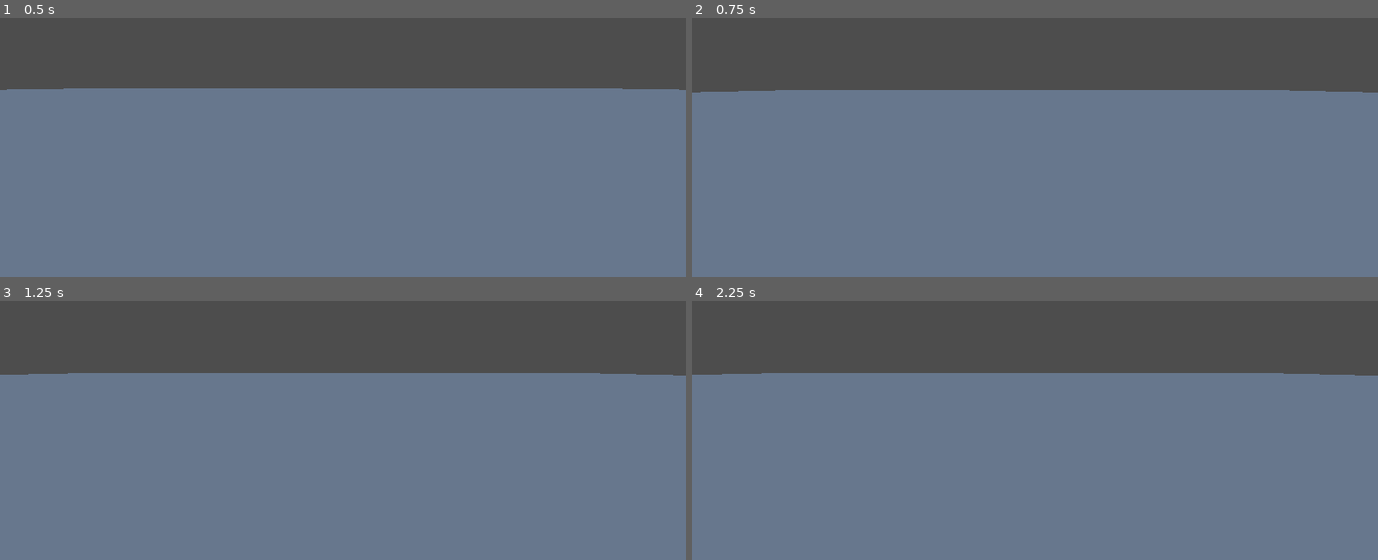
Above: before the commit, frames 1-4 (two rows, left to right).
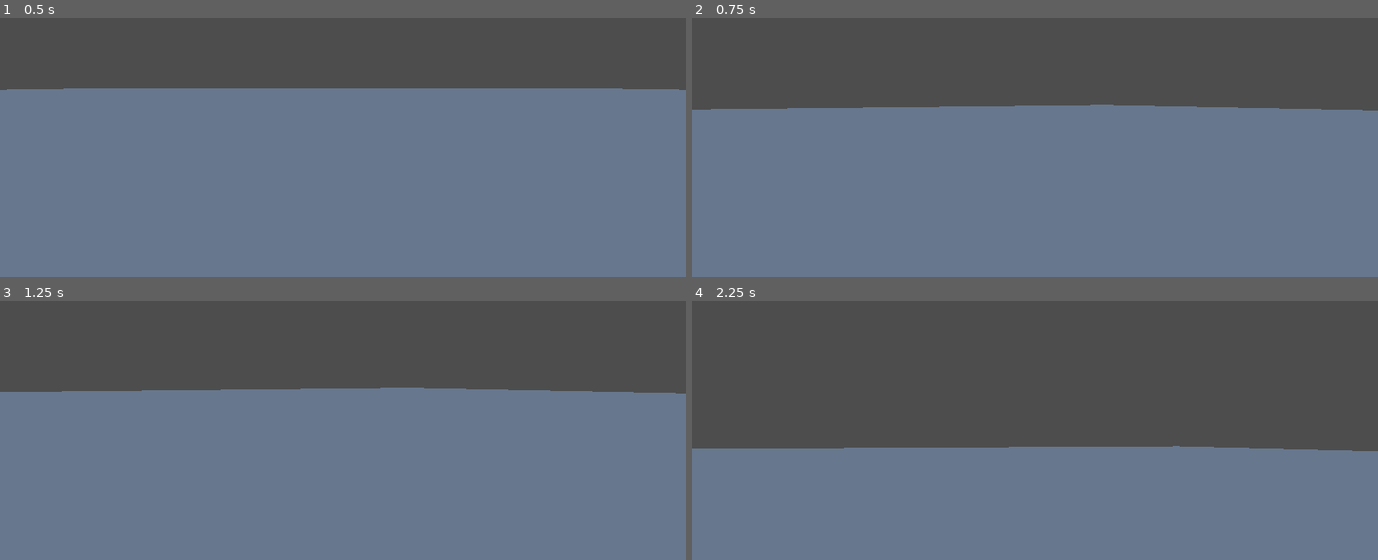
Above: after the commit, the same moments.

Repository: Iroguin/slender-moose
Game: Godot game, scene res://scenes/main_game.tscn
The game is run twice, just before and just after one commit, with the same random seed, the same clock (stepped at 60 frames per second) and the same inputs.
Inputs (mouse positions are in pixels of both pictures, inside the frame that each line leads up to):
- Up to frame 1 (0.5 s): no input
- Up to frame 2 (0.75 s): tap Enter (ui_accept) at 0.5 s; move the mouse to (1185, 64) at 0.52 s; hold Right (ui_right) from 0.53 s (still down)
- Up to frame 3 (1.25 s): keep holding Right (ui_right); tap Enter (ui_accept) at 0.77 s
- Up to frame 4 (2.25 s): tap Enter (ui_accept) at 1.25, 1.52, 2 s; move the mouse to (897, 386) at 1.27 s; release Right (ui_right) at 1.28 s; hold Down (ui_down) 1.28-2.03 s; move the mouse to (outside the picture) at 2.02 s; hold Right (ui_right) from 2.03 s (still down)

Frame 1 is identical in both runs. In frame 2, 6.6% of the frame differs, in the area x 0-100%, y 27-36%; in frame 3, 6.5%; in frame 4, 29%, in the area x 0-100%, y 27-58%.

Commit message:
mouse look

Diff:
--- a/scripts/character.gd
+++ b/scripts/character.gd
@@ -1,9 +1,33 @@
 extends CharacterBody3D
-
 
 const SPEED = 5.0
 const JUMP_VELOCITY = 4.5
 
+@export var mouse_sensitivity: float = 0.002
+
+@onready var camera: Camera3D = $Camera3D
+
+var min_pitch: float = deg_to_rad(-89)
+var max_pitch: float = deg_to_rad(89)
+
+
+func _ready() -> void:
+	Input.mouse_mode = Input.MOUSE_MODE_CAPTURED
+
+func _unhandled_input(event: InputEvent) -> void:
+	# handle mouse movement for camera looking
+	if event is InputEventMouseMotion and Input.mouse_mode == Input.MOUSE_MODE_CAPTURED:
+		rotate_y(-event.relative.x * mouse_sensitivity)
+		camera.rotate_x(-event.relative.y * mouse_sensitivity)
+		camera.rotation.x = clamp(camera.rotation.x, min_pitch, max_pitch)
+
+func _process(_delta: float) -> void:
+	# release/re-capture the mouse cursor for menu
+	if Input.is_action_just_pressed("ui_cancel"):
+		if Input.mouse_mode == Input.MOUSE_MODE_CAPTURED:
+			Input.mouse_mode = Input.MOUSE_MODE_VISIBLE
+		else:
+			Input.mouse_mode = Input.MOUSE_MODE_CAPTURED
 
 func _physics_process(delta: float) -> void:
 	# Add the gravity.
@@ -15,9 +39,10 @@
 		velocity.y = JUMP_VELOCITY
 
 	# Get the input direction and handle the movement/deceleration.
-	# As good practice, you should replace UI actions with custom gameplay actions.
 	var input_dir := Input.get_vector("ui_left", "ui_right", "ui_up", "ui_down")
+
 	var direction := (transform.basis * Vector3(input_dir.x, 0, input_dir.y)).normalized()
+
 	if direction:
 		velocity.x = direction.x * SPEED
 		velocity.z = direction.z * SPEED
